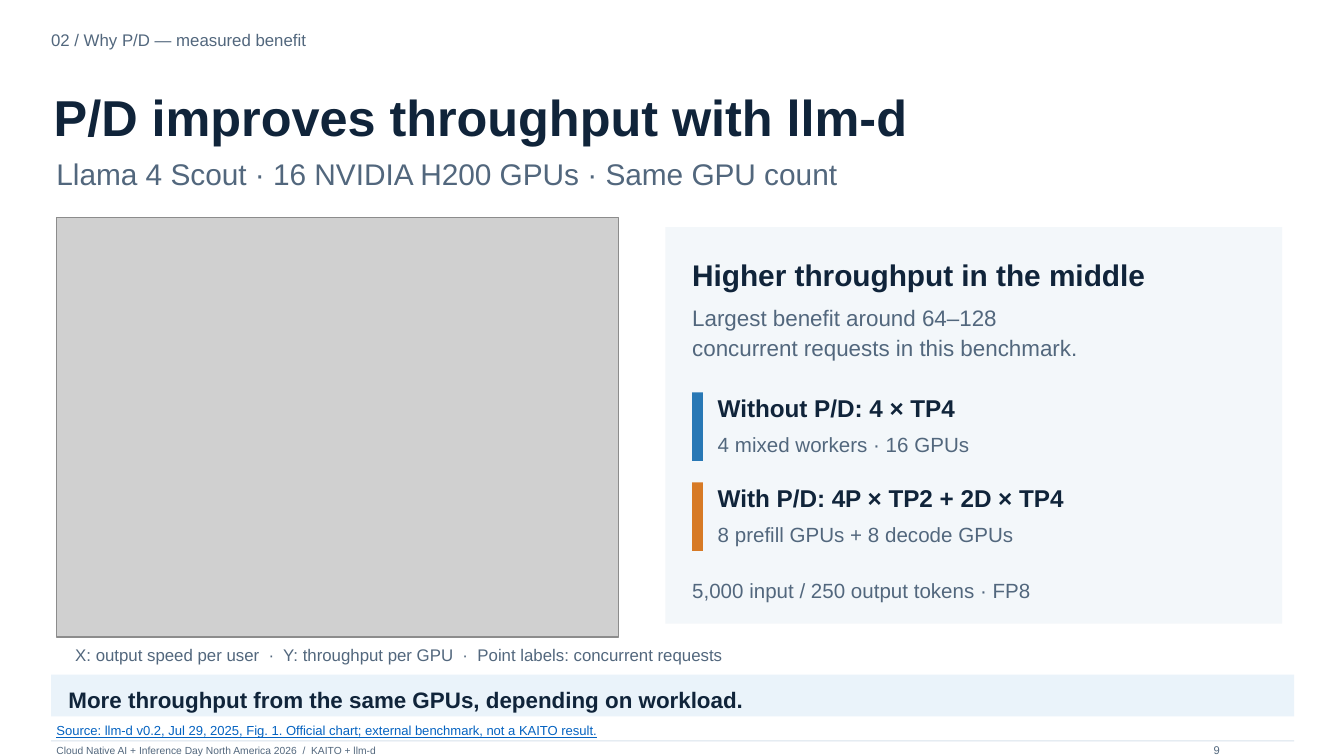
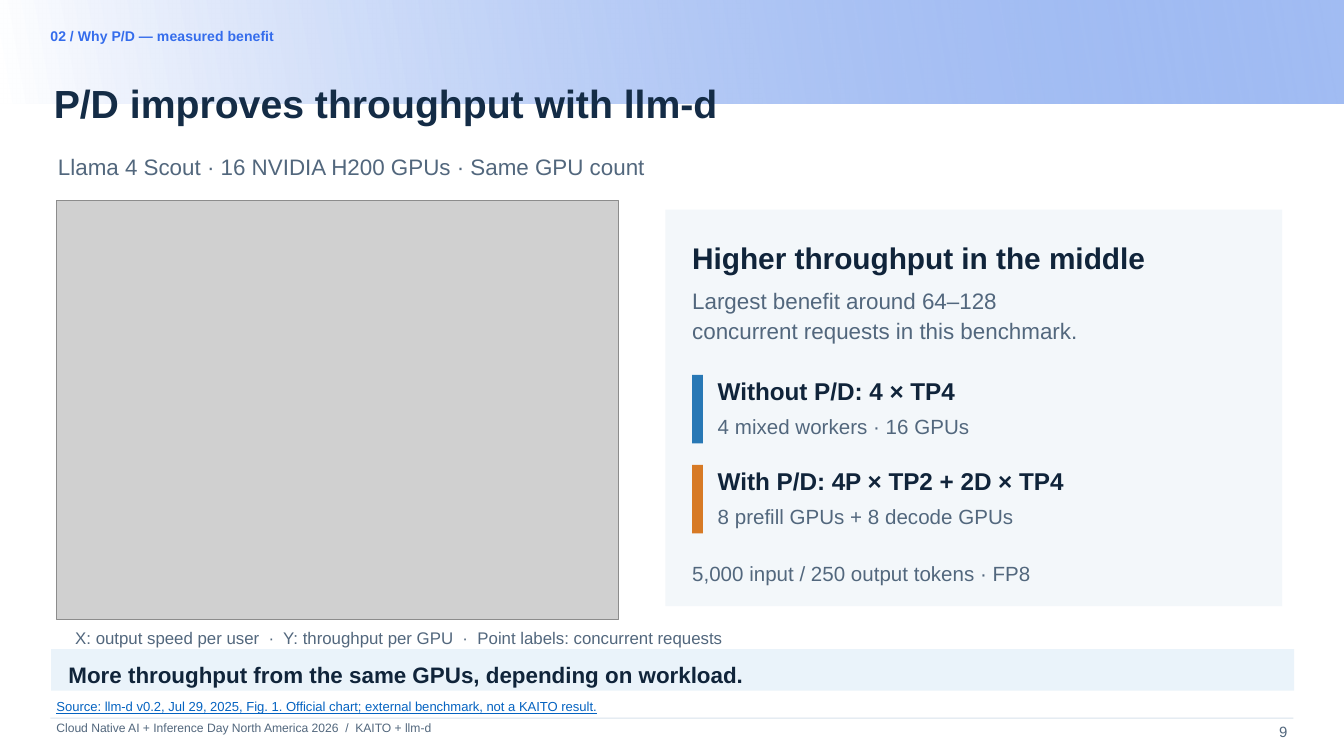
Before and after one commit to andyzhangx/demo, a slide deck: slide 9 of llm/pd-disaggregation/kubecon-na-2026-pd-disaggregation-kaito-llmd.pptx. Drawn at 1344x756 pixels with LibreOffice and Linux fonts; fonts in the diff are those of the drawing; grey boxes stand for pictures; background and template pictures are left out. Boxes give left, top, right and bottom in pixels: in the first picture for what was removed or moved away, otherwise in the second. Text is boxed around its words. In the diff, an @@ line names an element or a change of style, - is before the commit and + after.

Commit message:
fix: restore slide 9 conference template styling

```diff
--- a/llm/pd-disaggregation/kubecon-na-2026-pd-disaggregation-kaito-llmd.pptx
+++ b/llm/pd-disaggregation/kubecon-na-2026-pd-disaggregation-kaito-llmd.pptx
@@ rectangle added at box(0, 0, 1344, 103), fill gradient #316CE5 to #FFFFFF @@
@@ text "02 / Why P/D — ..." at box(50, 31, 274, 44): size 9 to 7.5 pt, text colour #52677D to #346CEC, bold on; line spacing 1.12 to 1.04 @@
@@ text "P/D improves throughput with llm-d" at box(54, 89, 718, 126): size 27 to 21 pt, text colour #10243A to #142C46; line spacing 1.12 to 1; more space between paragraphs @@
@@ text "Llama 4 Scout · 16 ..." at box(58, 159, 645, 175): size 16 to 12 pt; line spacing 1.12 to 1; more space between paragraphs @@
@@ 3 texts, 3 rectangles: place and size @@
-3 texts, 3 rectangles at box(75, 227, 1282, 665)
+3 texts, 3 rectangles at box(75, 210, 1282, 648)
@@ 5 texts, 1 picture: place and size @@
-5 texts, 1 picture at box(56, 218, 1145, 637)
+5 texts, 1 picture at box(56, 200, 1145, 620)
@@ 2 texts, 2 rectangles: place and size @@
-2 texts, 2 rectangles at box(51, 675, 1294, 742)
+2 texts, 2 rectangles at box(51, 649, 1294, 719)
@@ page number: place and size @@
-page number at box(1214, 746, 1220, 754)
+page number at box(1279, 726, 1287, 737)
@@ page number at box(1279, 726, 1287, 737): size 6 to 8 pt; alignment left to right; line spacing 1.12 to 1; more space between paragraphs; vertical alignment top to middle @@
@@ text "Cloud Native AI + Inference ...": place and size @@
-text "Cloud Native AI + Inference ..." at box(56, 746, 375, 756)
+text "Cloud Native AI + Inference ..." at box(56, 723, 431, 735)
@@ text "Cloud Native AI + Inference ..." at box(56, 723, 431, 735): size 5.5 to 6.5 pt; line spacing 1.12 to 1; more space between paragraphs @@
```
